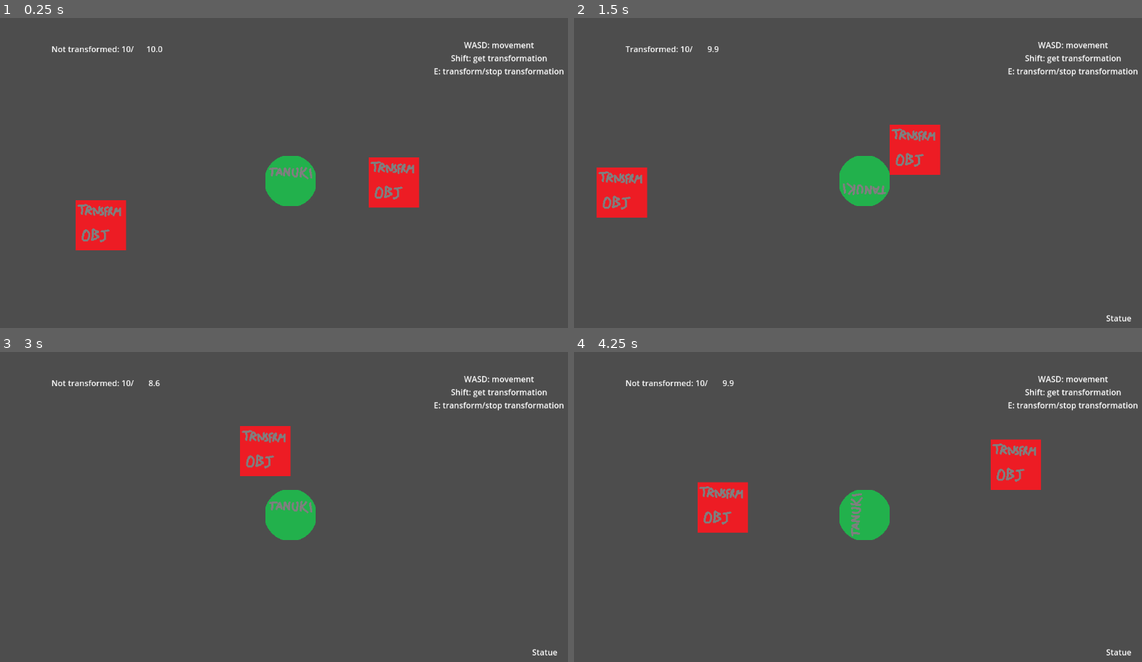
Above: before the commit, frames 1-4 (two rows, left to right).
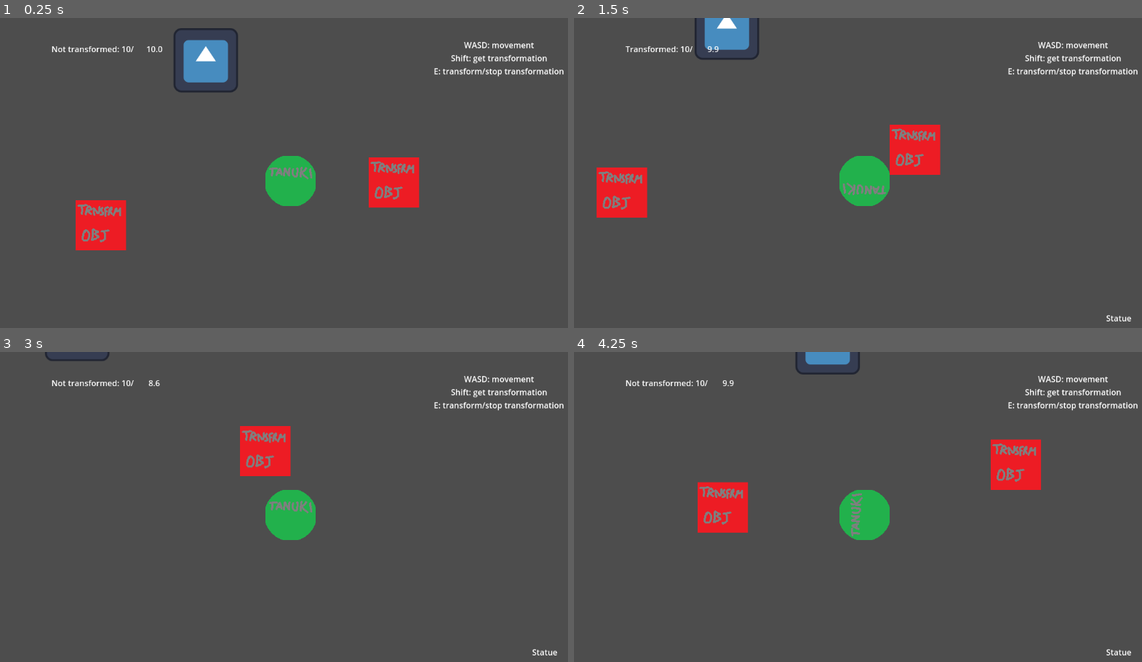
Above: after the commit, the same moments.

Repository: FinalExa/Tanuki
Game: Godot game, scene res://_Scenes/player_transform_test.tscn
Same seed, same stepped clock (60 frames per second), same inputs: the game is played once before the commit and once after it. The engine's default icon, where the game draws it, is replaced by a stand-in: a white triangle on a blue panel in a dark square.
Inputs:
- Up to frame 1 (0.25 s): no input
- Up to frame 2 (1.5 s): tap Enter at 0.5 s; hold D (right) 0.53-1.28 s; tap Shift (interact) at 0.6 s; hold S (down) from 1.28 s (still down); tap E (transformation) at 1.35 s
- Up to frame 3 (3 s): release S (down) at 2.03 s; hold D (right) 2.03-2.78 s; tap Shift (interact) at 2.1 s; hold W (up) from 2.78 s (still down); tap E (transformation) at 2.85 s
- Up to frame 4 (4.25 s): release W (up) at 3.53 s; hold A (left) from 3.53 s (still down); tap Shift (interact) at 3.6 s

The runs differ from the first frame. In frame 1, 1.4% of the frame differs, in the area x 30-42%, y 3-25%; in frame 2, 1.0%; in frame 3, less than 0.1%; in frame 4, 0.5%.
Error after the commit: Invalid access to property or key 'position' on a base object of type 'null instance'. (res://_Scenes/GuardMovement.gd:29)

Commit message:
Navmesh test + guard prefab

Diff:
--- /dev/null
+++ b/Enemies/guard.tscn
@@ -0,0 +1,21 @@
+[gd_scene load_steps=4 format=3 uid="uid://dklyu63ryx73f"]
+
+[ext_resource type="Script" path="res://_Scenes/GuardMovement.gd" id="1_lv0fd"]
+[ext_resource type="Texture2D" uid="uid://dn7bqp3hsgrfj" path="res://icon.svg" id="2_7u3uy"]
+
+[sub_resource type="CircleShape2D" id="CircleShape2D_2aaw5"]
+radius = 64.0
+
+[node name="Guard" type="CharacterBody2D" node_paths=PackedStringArray("target")]
+position = Vector2(-168, -240)
+script = ExtResource("1_lv0fd")
+movement_speed = 200
+target = NodePath("")
+
+[node name="CollisionShape2D" type="CollisionShape2D" parent="."]
+shape = SubResource("CircleShape2D_2aaw5")
+
+[node name="Sprite2D" type="Sprite2D" parent="."]
+texture = ExtResource("2_7u3uy")
+
+[node name="NavigationAgent2D" type="NavigationAgent2D" parent="."]
--- /dev/null
+++ b/_Scenes/GuardMovement.gd
@@ -0,0 +1,42 @@
+extends CharacterBody2D
+
+@export var movement_speed = 0
+@export var target: Node2D
+var movement_target_position
+
+@onready var navigation_agent: NavigationAgent2D = $NavigationAgent2D
+
+func _ready():
+	# These values need to be adjusted for the actor's speed
+	# and the navigation layout.
+	navigation_agent.path_desired_distance = 4.0
+	navigation_agent.target_desired_distance = 4.0
+
+	# Make sure to not await during _ready.
+	call_deferred("actor_setup")
+
+func actor_setup():
+	# Wait for the first physics frame so the NavigationServer can sync.
+	await get_tree().physics_frame
+
+	# Now that the navigation map is no longer empty, set the movement target.
+	set_movement_target(movement_target_position)
+
+func set_movement_target(movement_target: Vector2):
+	navigation_agent.target_position = movement_target
+
+func _physics_process(delta):
+	movement_target_position = target.position
+	navigation_agent.target_position = movement_target_position
+	if navigation_agent.is_navigation_finished():
+		return
+
+	var current_agent_position: Vector2 = global_position
+	var next_path_position: Vector2 = navigation_agent.get_next_path_position()
+
+	var new_velocity: Vector2 = next_path_position - current_agent_position
+	new_velocity = new_velocity.normalized()
+	new_velocity = new_velocity * movement_speed
+
+	velocity = new_velocity
+	move_and_slide()
--- a/_Scenes/player_transform_test.tscn
+++ b/_Scenes/player_transform_test.tscn
@@ -1,7 +1,13 @@
-[gd_scene load_steps=3 format=3 uid="uid://d34wwl7yqbe5r"]
+[gd_scene load_steps=5 format=3 uid="uid://d34wwl7yqbe5r"]
 
 [ext_resource type="PackedScene" uid="uid://dvqsbkk55uw2f" path="res://PlayerCharacter/PlayerCharacter.tscn" id="1_lxk7a"]
 [ext_resource type="PackedScene" uid="uid://dkix8gwtvv1ki" path="res://TransformationObjects/transformation_object.tscn" id="2_67gti"]
+[ext_resource type="PackedScene" uid="uid://dklyu63ryx73f" path="res://Enemies/guard.tscn" id="3_kj1fg"]
+
+[sub_resource type="NavigationPolygon" id="NavigationPolygon_71oav"]
+vertices = PackedVector2Array(576, 320, -576, 320, -576, -320, 576, -320)
+polygons = Array[PackedInt32Array]([PackedInt32Array(0, 1, 2, 3)])
+outlines = Array[PackedVector2Array]([PackedVector2Array(576, -320, -576, -320, -576, 320, 576, 320)])
 
 [node name="PlayerTransformTest" type="Node2D"]
 
@@ -16,6 +22,11 @@
 transformedName = "Poop"
 transformedMaxSpeed = 1000
 
+[node name="Guard" parent="." instance=ExtResource("3_kj1fg")]
+
+[node name="NavigationRegion2D" type="NavigationRegion2D" parent="."]
+navigation_polygon = SubResource("NavigationPolygon_71oav")
+
 [connection signal="set_trs_notReady" from="TransformationObject" to="PlayerCharacter" method="_on_transformation_object_set_trs_not_ready"]
 [connection signal="set_trs_ready" from="TransformationObject" to="PlayerCharacter" method="_on_transformation_object_set_trs_ready"]
 [connection signal="set_trs_notReady" from="TransformationObject2" to="PlayerCharacter" method="_on_transformation_object_set_trs_not_ready"]
